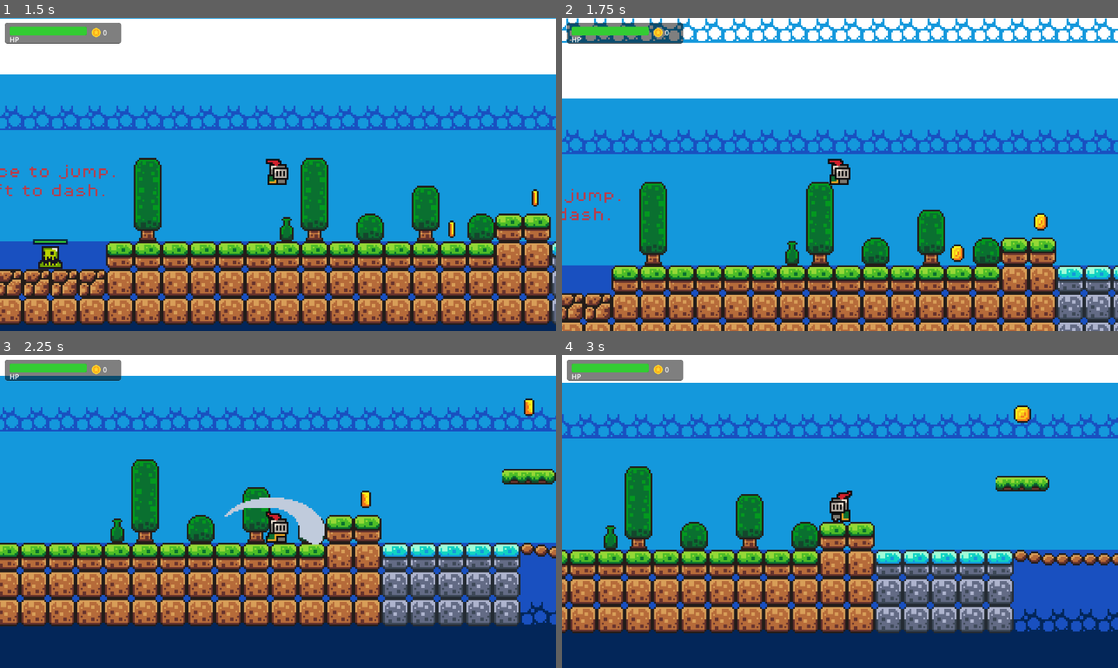
Above: before the commit, frames 1-4 (two rows, left to right).
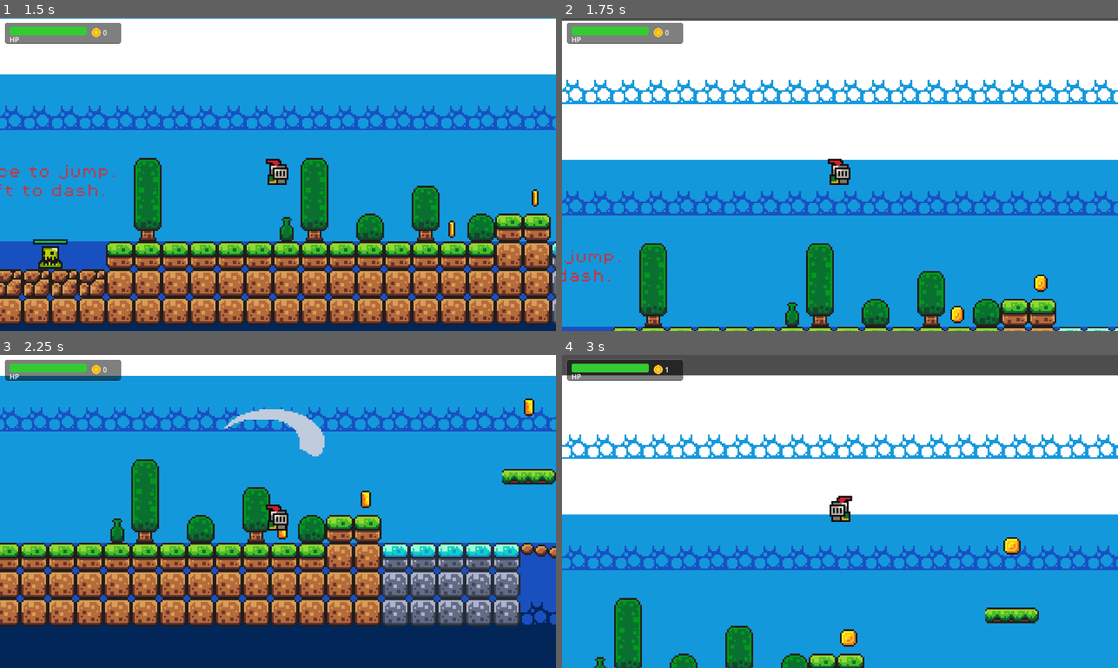
Above: after the commit, the same moments.

Repository: Kacprr/ThesisGameProject
Game: Godot game, scene res://Scenes/main_menu.tscn
Two runs of this game, one before a commit and one after it. Both use one fixed random seed, a clock stepped at 60 frames per second and the inputs below.
Inputs:
- Up to frame 1 (1.5 s): click "Play" at 0.5 s; hold Right (move_right) from 1.28 s (still down); tap Space (jump) at 1.35 s
- Up to frame 2 (1.75 s): keep holding Right (move_right); tap Space (jump) at 1.52 s
- Up to frame 3 (2.25 s): keep holding Right (move_right); tap Space (jump) at 1.82 s; tap Z (attack) at 2.1 s
- Up to frame 4 (3 s): tap Space (jump) at 2.27, 2.3, 2.57 s; release Right (move_right) at 2.78 s; hold Left (move_left) from 2.78 s (still down); tap Shift (dash) at 2.85 s

Frame 1 is identical in both runs. In frame 2, 53% of the frame differs, in the area x 0-100%, y 0-100%; in frame 3, 2.1%; in frame 4, 86%.
Error before the commit: Invalid assignment of property or key 'text' with value of type 'String' on a base object of type 'null instance'. (res://Scripts/game_manager.gd:25)

Commit message:
Double jump feature and Node not found fix
The double jump feature has been added.
Node not found error has been fixed when player collects coins.

Diff:
--- a/ruinsofnorth/Scripts/game_manager.gd
+++ b/ruinsofnorth/Scripts/game_manager.gd
@@ -1,8 +1,6 @@
 extends Node
 
 var score = 0
-
-@onready var score_label: Label = $ScoreLabel
 
 func _ready() -> void:
 	call_deferred("_init_hud")
@@ -22,7 +20,6 @@
 
 func add_point():
 	score += 1
-	score_label.text = "You collected " + str(score) + " coins."
 	var hud := get_node_or_null("../HUD")
 	if hud:
 		hud.update_score(score)
--- a/ruinsofnorth/Scripts/player.gd
+++ b/ruinsofnorth/Scripts/player.gd
@@ -4,6 +4,7 @@
 const JUMP_VELOCITY = -300.0
 var health = 5
 var is_invulnerable = false
+var jumps_left: int = 1 # Start with 1 extra jump (for a total of 2)
 
 #enumeration used to track the current state, makes it easier to play animations
 enum PlayerState {
@@ -32,6 +33,10 @@
 		current_State = PlayerState.JUMP
 		SPEED = 130
 		velocity.y += gravity * _delta
+	# --- JUMP/DOUBLE JUMP LOGIC ---
+	if is_on_floor():
+		jumps_left = 1
+		current_State = PlayerState.IDLE #Resets state when landing.
 
 
 	# Get the input direction: -1, 0 ,1
@@ -41,6 +46,13 @@
 	if Input.is_action_just_pressed("jump") and is_on_floor():
 		current_State = PlayerState.JUMP
 		velocity.y = JUMP_VELOCITY
+
+	# Handle double-jump
+	elif Input.is_action_just_pressed("jump") and jumps_left > 0:
+		current_State = PlayerState.JUMP
+		velocity.y = JUMP_VELOCITY
+		jumps_left -= 1 #Decrement the counter!
+
 
 	#Handle dash
 	if Input.is_action_just_pressed("dash") and is_on_floor() and current_State != PlayerState.DASH and direction:
